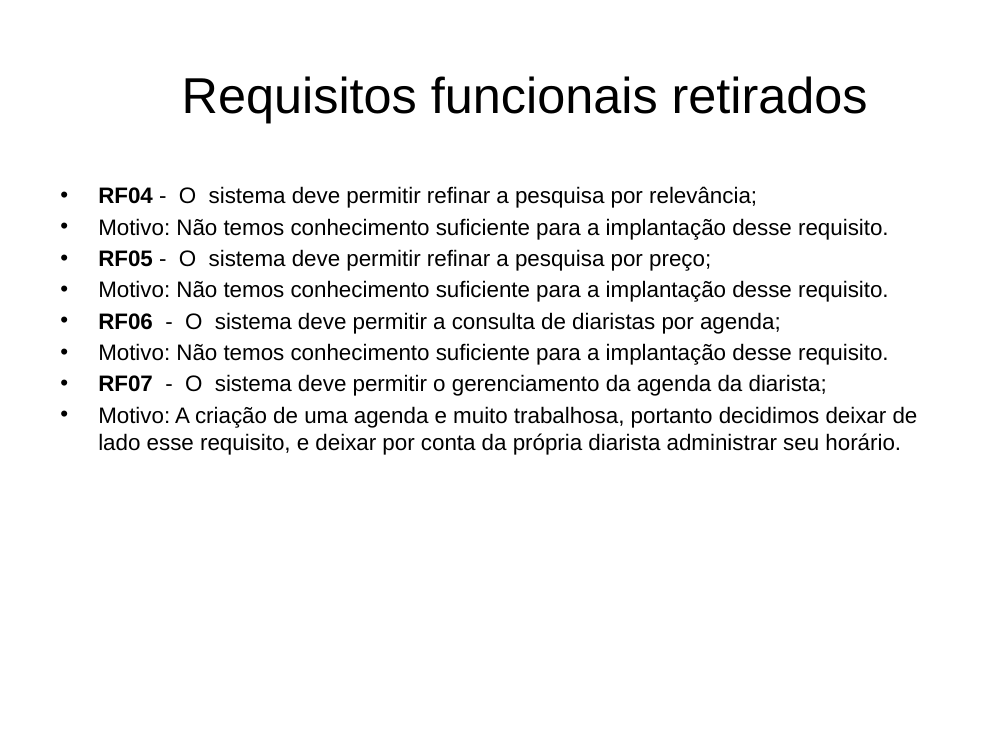
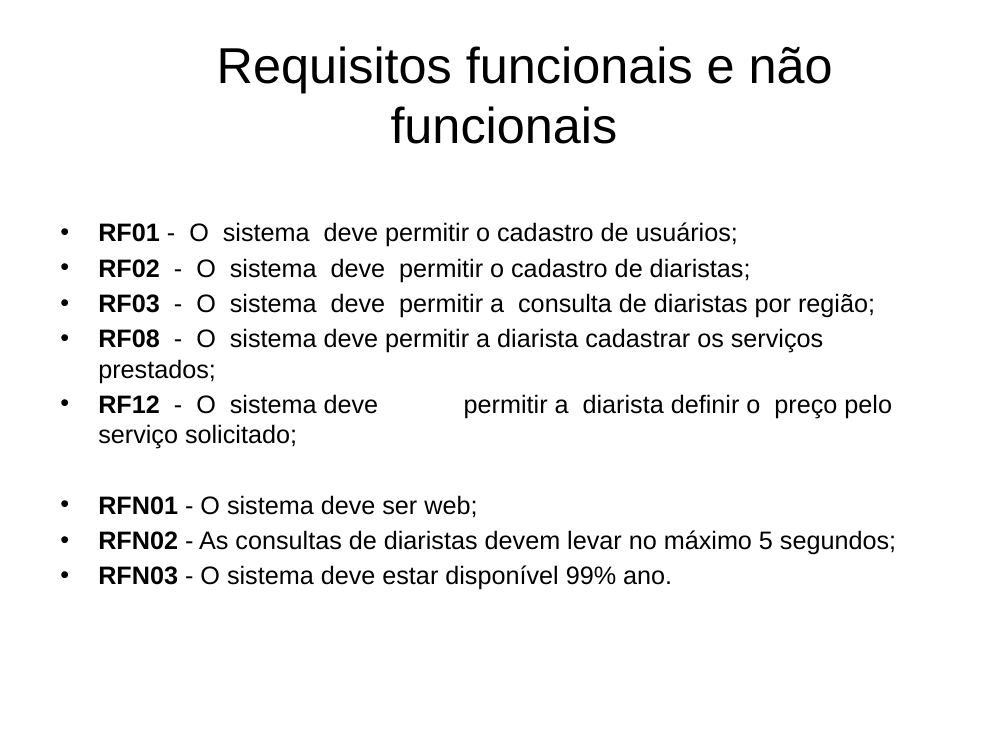
Before and after one commit to douglas-oliveira/Limpai, a slide deck: slide 5 of Docs/Projeto de software apresentação.pptx. Drawn at 1008x756 pixels with LibreOffice and Linux fonts; fonts in the diff are those of the drawing; background and template pictures are left out. Boxes give left, top, right and bottom in pixels: in the first picture for what was removed or moved away, otherwise in the second. Text is boxed around its words. In the diff, an @@ line names an element or a change of style, - is before the commit and + after.

```diff
--- a/Docs/Projeto de software apresentação.pptx
+++ b/Docs/Projeto de software apresentação.pptx
@@ title at <box>217,46,833,144</box>: text changed @@
-Requisitos funcionais retirados
+Requisitos funcionais e não funcionais
@@ text at <box>98,222,896,590</box>: text changed; size 16 to 18 pt @@
-• RF04 - O sistema deve permitir refinar a pesquisa por relevância;
-• Motivo: Não temos conhecimento suficiente para a implantação desse requisito.
-• RF05 - O sistema deve permitir refinar a pesquisa por preço;
-• Motivo: Não temos conhecimento suficiente para a implantação desse requisito.
-• RF06 - O sistema deve permitir a consulta de diaristas por agenda;
-• Motivo: Não temos conhecimento suficiente para a implantação desse requisito.
-• RF07 - O sistema deve permitir o gerenciamento da agenda da diarista;
-• Motivo: A criação de uma agenda e muito trabalhosa, portanto decidimos deixar de lado esse requisito, e deixar por conta da própria diarista administrar seu horário.
+• RF01 - O sistema deve permitir o cadastro de usuários;
+• RF02 - O sistema deve permitir o cadastro de diaristas;
+• RF03 - O sistema deve permitir a consulta de diaristas por região;
+• RF08 - O sistema deve permitir a diarista cadastrar os serviços prestados;
+• RF12 - O sistema deve permitir a diarista definir o preço pelo serviço solicitado;
+• RFN01 - O sistema deve ser web;
+• RFN02 - As consultas de diaristas devem levar no máximo 5 segundos;
+• RFN03 - O sistema deve estar disponível 99% ano.
```
Also in this commit, not shown: 2 slides removed.
